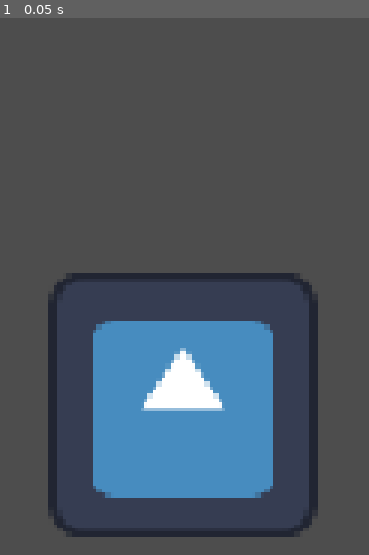
Above: before the commit, frame 1.
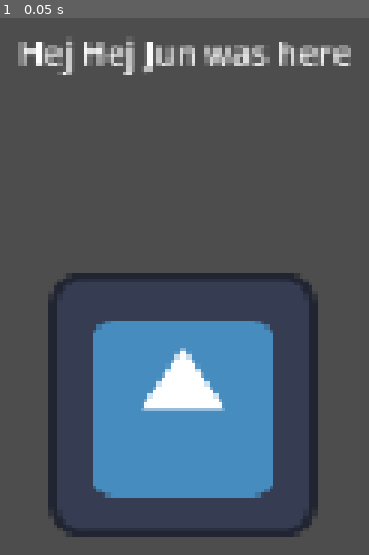
Above: after the commit, the same moment.

Repository: Blathasar/FriendsWithHands
Game: Godot game, scene res://node_2d.tscn
The game is run twice, just before and just after one commit, with the same random seed, the same clock (stepped at 60 frames per second) and the same inputs. The engine's default icon, where the game draws it, is replaced by a stand-in: a white triangle on a blue panel in a dark square.
Inputs:
- Up to frame 1 (0.05 s): no input

The runs differ from the first frame. In frame 1, 2.5% of the frame differs, in the area x 4-96%, y 4-11%.

Commit message:
Update node_2d.tscn

Diff:
--- a/friends-with-hands/node_2d.tscn
+++ b/friends-with-hands/node_2d.tscn
@@ -11,3 +11,10 @@
 
 [node name="Sprite2D" type="Sprite2D" parent="." unique_id=2067783757]
 texture = ExtResource("1_wtcfe")
+
+[node name="Label" type="Label" parent="." unique_id=1401792729]
+offset_left = -78.82117
+offset_top = -180.80801
+offset_right = 80.17883
+offset_bottom = -157.80801
+text = "Hej Hej Jun was here"
